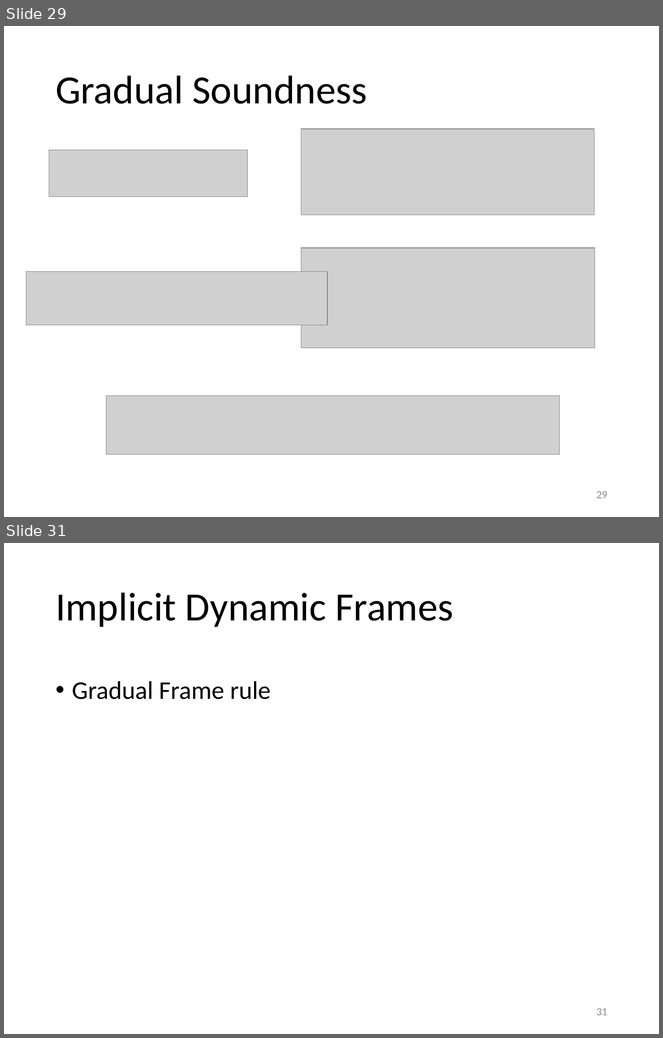
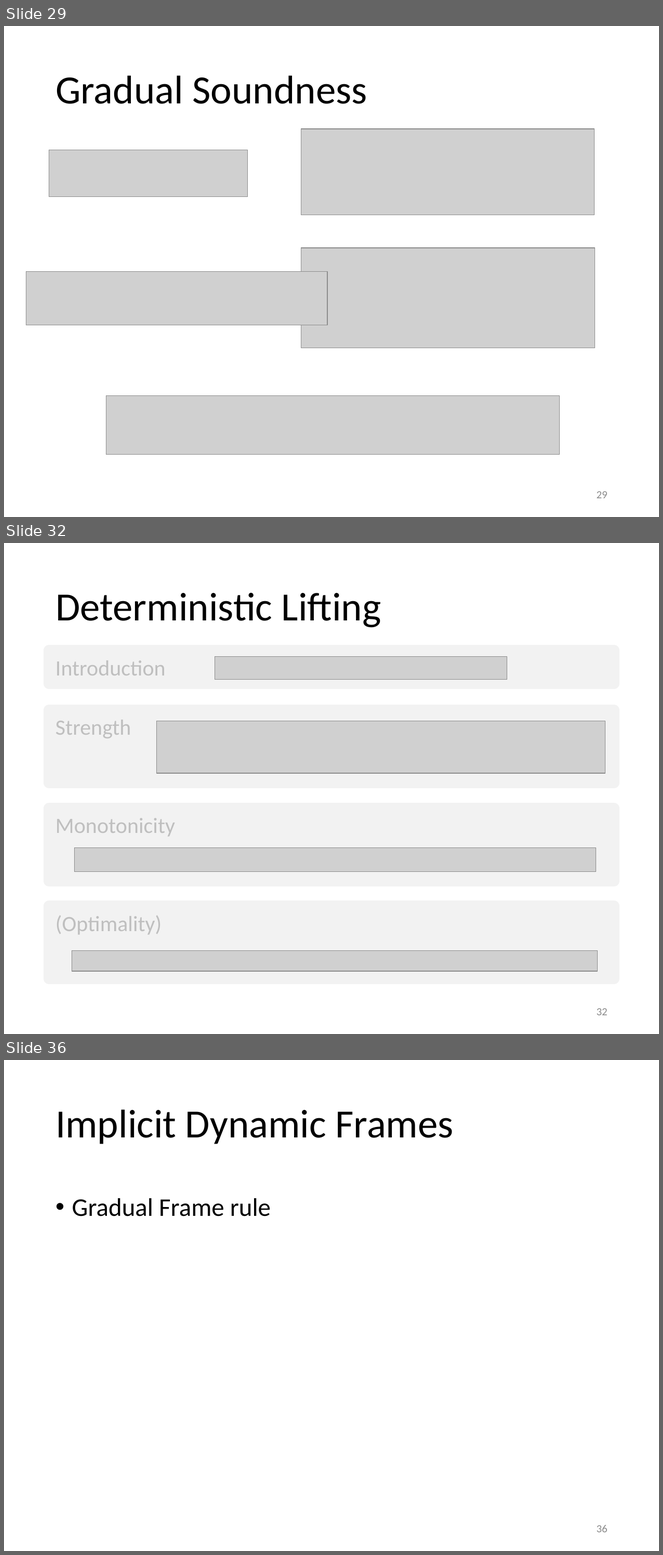
Before and after one commit to olydis/GradVerThesis, a slide deck: presentation/PLunch.pptm. Shown one above the other, each under a label of ours: slides 29 and 31 before the commit, slides 29, 32 and 36 after it; the slides between them are not shown. The pictures are 663x1038 and 663x1555 pixels, drawn with LibreOffice and Linux fonts; fonts in the diff are those of the drawing; grey boxes stand for pictures. Boxes give left, top, right and bottom in pixels: in the first picture for what was removed or moved away, otherwise in the second. Text is boxed around its words. In the diff, an @@ line names an element or a change of style, - is before the commit and + after.

```diff
--- a/presentation/PLunch.pptm
+++ b/presentation/PLunch.pptm
@@ slide 32 added at bbox=[4, 543, 659, 1034], background #FFFFFF @@
@@ title added at bbox=[55, 592, 382, 628], 44 pt, text #000000 @@
+Deterministic Lifting
@@ rectangle added at bbox=[49, 651, 614, 683], fill #F2F2F2, outline #F2F2F2 12 pt, 24 pt, text #BFBFBF @@
+Introduction
@@ picture added at bbox=[215, 657, 507, 680] @@
@@ rectangle added at bbox=[49, 710, 614, 783], fill #F2F2F2, outline #F2F2F2 12 pt, 24 pt, text #BFBFBF @@
+Strength
@@ picture added at bbox=[157, 721, 606, 773] @@
@@ rectangle added at bbox=[49, 808, 614, 881], fill #F2F2F2, outline #F2F2F2 12 pt, 24 pt, text #BFBFBF @@
+Monotonicity
@@ picture added at bbox=[74, 848, 596, 872] @@
@@ rectangle added at bbox=[49, 906, 614, 979], fill #F2F2F2, outline #F2F2F2 12 pt, 24 pt, text #BFBFBF @@
+(Optimality)
@@ picture added at bbox=[72, 951, 598, 971] @@
@@ page number added at bbox=[597, 1008, 608, 1016], 12 pt, text #8C8C8C @@
+32
@@ what was slide 31 is now slide 36 @@
@@ page number at bbox=[597, 1525, 608, 1533]: text changed @@
-31
+36
```
Also in this commit, not shown: 4 other slides added.
